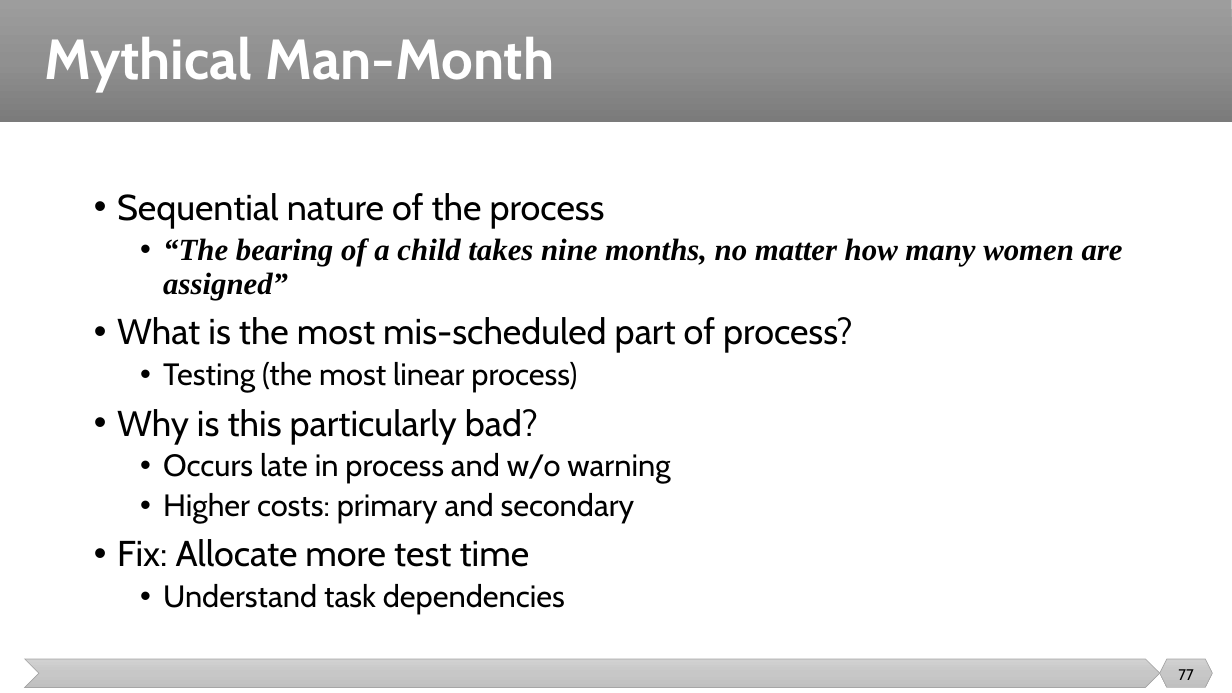
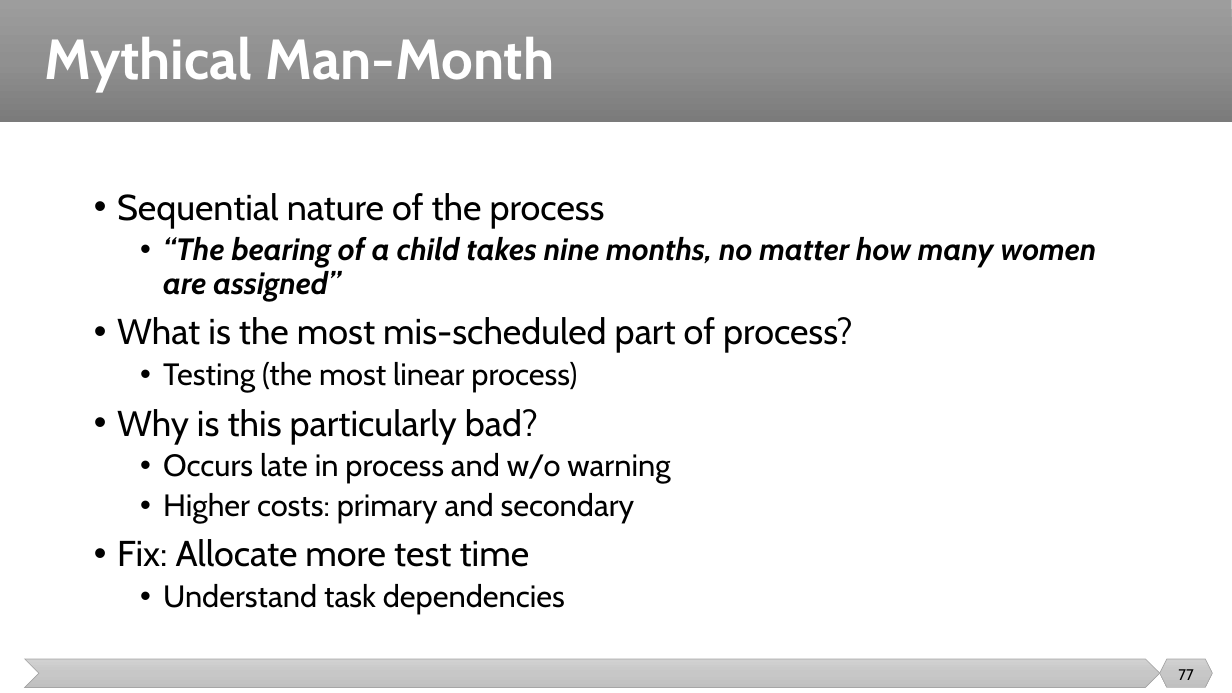
Before and after one commit to malenezi/malenezi, a slide deck: slide 77 of SE423/Lectures/6-Planning/Scheduling and Tracking.pptx. Drawn at 1232x693 pixels with LibreOffice and Linux fonts; fonts in the diff are those of the drawing. Boxes give left, top, right and bottom in pixels: in the first picture for what was removed or moved away, otherwise in the second. Text is boxed around its words. In the diff, an @@ line names an element or a change of style, - is before the commit and + after.

```diff
--- a/SE423/Lectures/6-Planning/Scheduling and Tracking.pptx
+++ b/SE423/Lectures/6-Planning/Scheduling and Tracking.pptx
@@ text at bbox=[163, 237, 1097, 300]: font Times New Roman to Cabin in "“The bearing of a child takes nine ..." @@
```
Also in this commit, not shown: 9 other slides changed, 1 other file.
